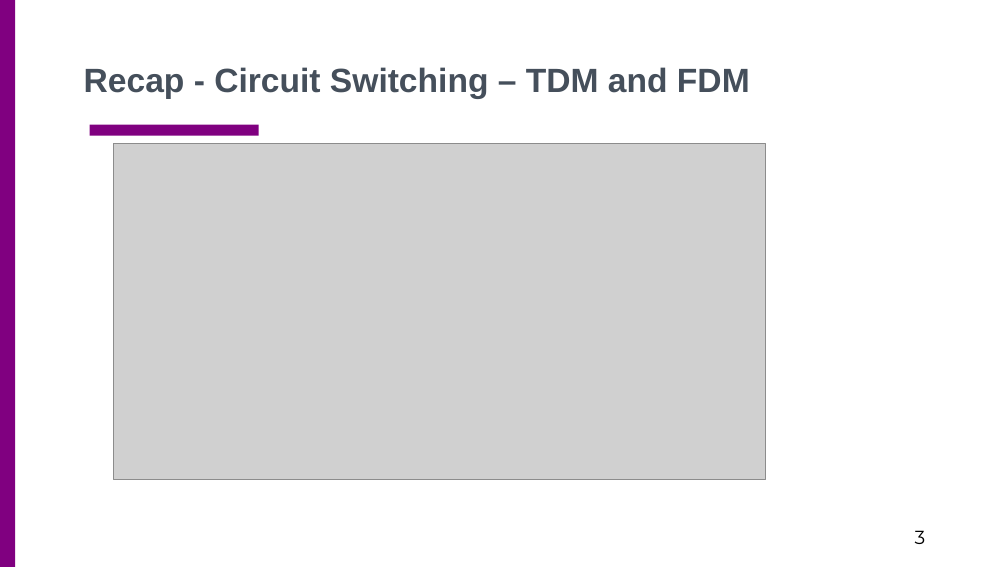
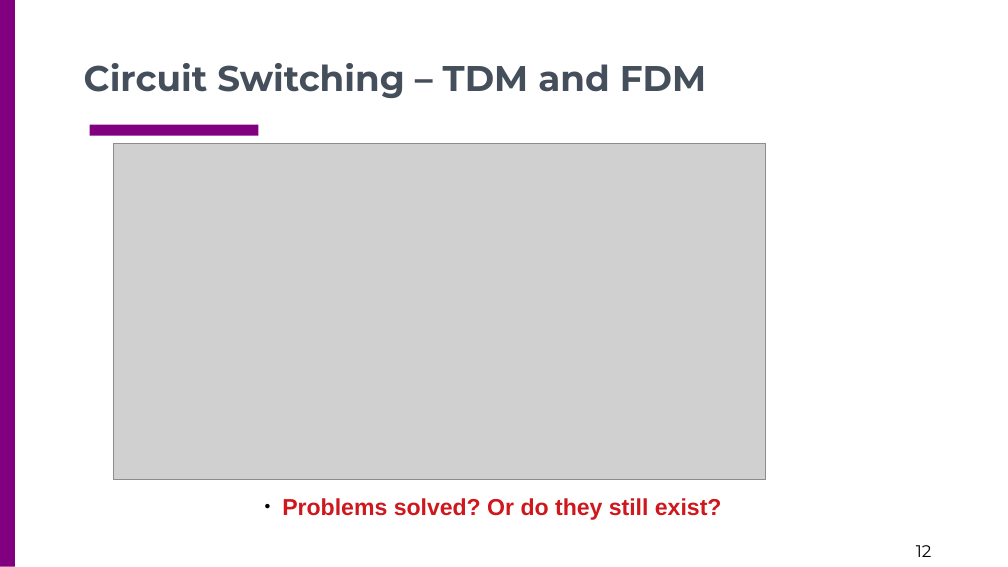
Before and after one commit to csc4200/csc4200.github.io, a slide deck: slide 12 of docs/lectures_source/class_slides-2.odp (slide 3 before the commit). Drawn at 1008x567 pixels with LibreOffice and Linux fonts; fonts in the diff are those of the drawing; grey boxes stand for pictures. Boxes give left, top, right and bottom in pixels: in the first picture for what was removed or moved away, otherwise in the second. Text is boxed around its words. In the diff, an @@ line names an element or a change of style, - is before the commit and + after.

```diff
--- a/docs/lectures_source/class_slides-2.odp
+++ b/docs/lectures_source/class_slides-2.odp
@@ text at (84, 63, 706, 98): text changed; size 32 to 34 pt; font Arial to Montserrat @@
-Recap - Circuit Switching – TDM and FDM
+Circuit Switching – TDM and FDM
@@ text added at (282, 498, 722, 520), 22 pt, text #CE181E, bold @@
+● Problems solved? Or do they still exist?
@@ page number removed at (915, 530, 926, 544) @@
-3
@@ page number added at (916, 545, 932, 557), 16 pt, text #000000 @@
+12
```
Also in this commit, not shown: 3 other slides changed, 14 slides added, 13 slides removed, 12 other files.
